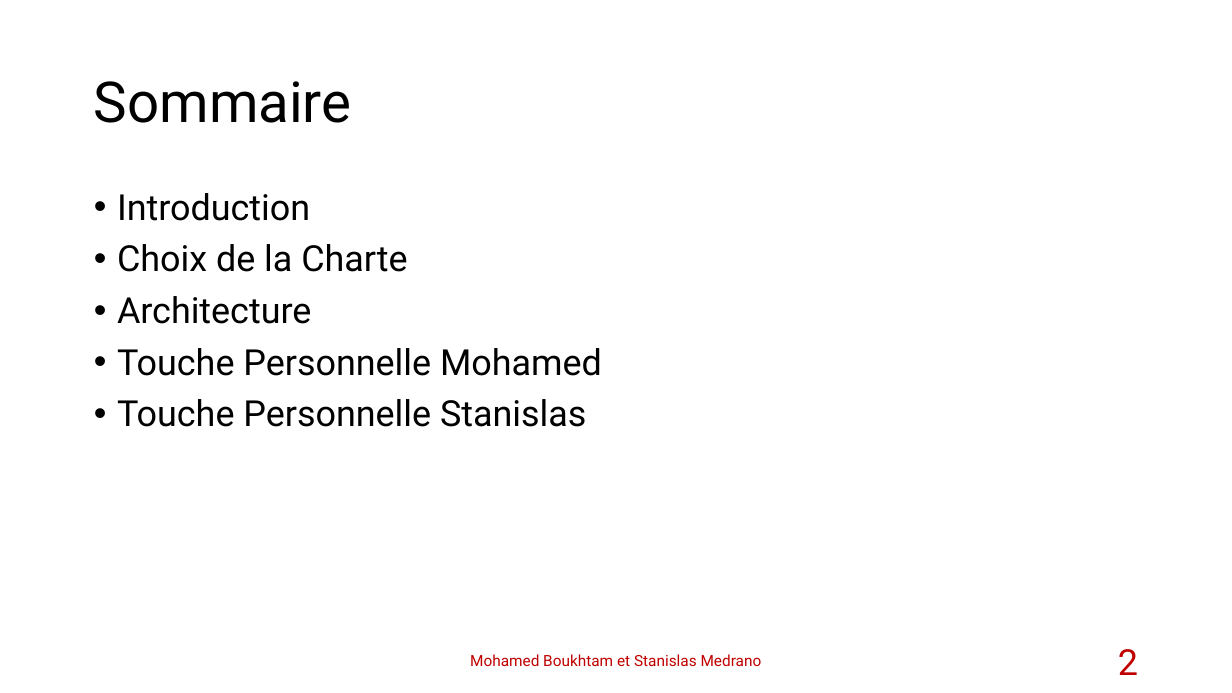
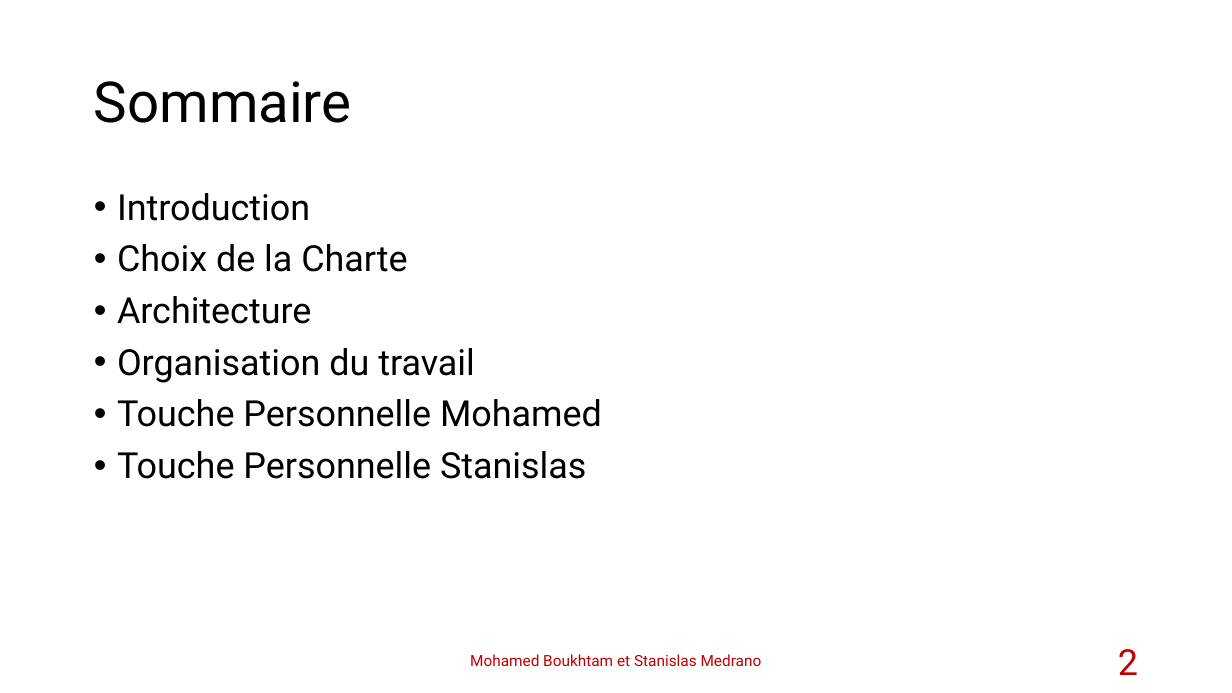
Before and after one commit to stanfrbd/stcodin, a slide deck: slide 2 of documents/Projet_Codin_StanislasMedrano_MohamedBoukhtam.pptx. Drawn at 1232x693 pixels with LibreOffice and Linux fonts; fonts in the diff are those of the drawing; background and template pictures are left out. Boxes give left, top, right and bottom in pixels: in the first picture for what was removed or moved away, otherwise in the second. Text is boxed around its words. In the diff, an @@ line names an element or a change of style, - is before the commit and + after.

Commit message:
updated pp

```diff
--- a/documents/Projet_Codin_StanislasMedrano_MohamedBoukhtam.pptx
+++ b/documents/Projet_Codin_StanislasMedrano_MohamedBoukhtam.pptx
@@ text at [117, 348, 475, 383]: paragraph added @@
+• Organisation du travail
```
Also in this commit, not shown: 2 slides added.
